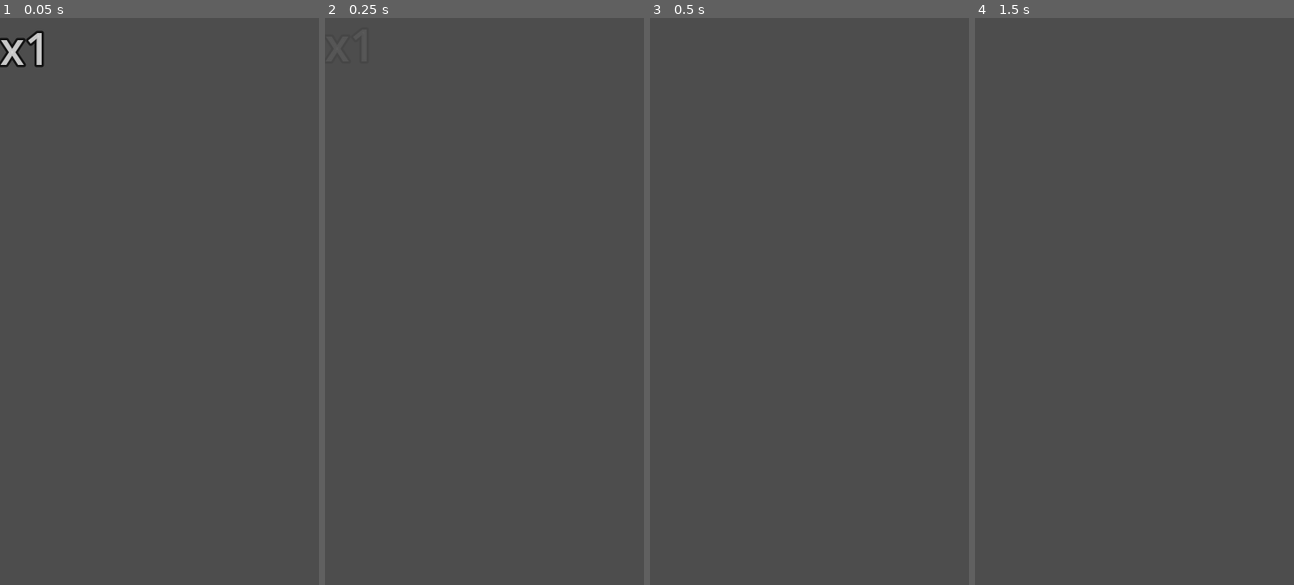
Above: before the commit, frames 1-4 (left to right).
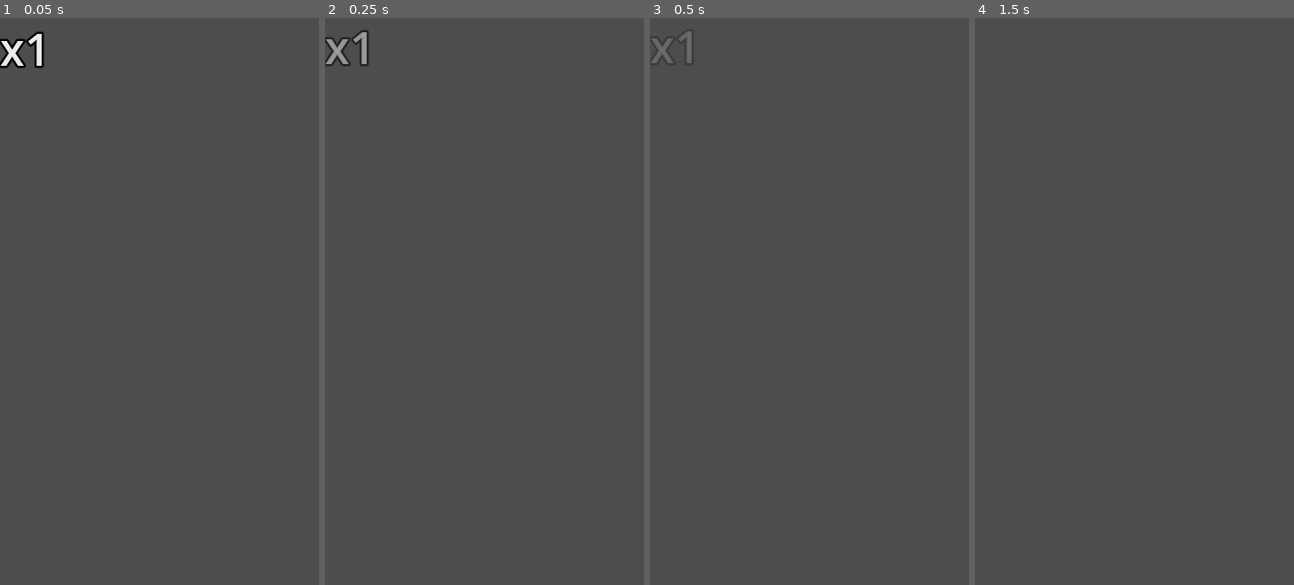
Above: after the commit, the same moments.

Repository: Ozymandias1/blockgame
Game: Godot game, scene res://Prefabs/combotext.tscn
The game is run twice, just before and just after one commit, with the same random seed, the same clock (stepped at 60 frames per second) and the same inputs. This scene is started directly instead of the project's main scene.
Inputs (mouse positions are in pixels of both pictures, inside the frame that each line leads up to):
- Up to frame 1 (0.05 s): no input
- Up to frame 2 (0.25 s): no input
- Up to frame 3 (0.5 s): no input
- Up to frame 4 (1.5 s): tap Enter at 0.5 s; move the mouse to (1204, 273) at 0.52 s; click (1204, 273) at 0.67 s; tap Space at 1.25 s; move the mouse to (1070, 329) at 1.27 s; click (1070, 329) at 1.42 s

The runs differ from the first frame. In frame 1, 0.4% of the frame differs, in the area x 0-14%, y 2-9%; in frame 2, 0.5%; in frame 3, less than 0.1%; in frame 4, nothing differs.

Commit message:
콤보 텍스트 타이밍 조정

Diff:
--- a/Prefabs/combotext.tscn
+++ b/Prefabs/combotext.tscn
@@ -6,48 +6,6 @@
 font_size = 50
 outline_size = 10
 outline_color = Color(0, 0, 0, 1)
-
-[sub_resource type="Animation" id="Animation_u3xjy"]
-resource_name = "combo_label_anim"
-length = 0.5
-tracks/0/type = "value"
-tracks/0/imported = false
-tracks/0/enabled = true
-tracks/0/path = NodePath(".:modulate")
-tracks/0/interp = 1
-tracks/0/loop_wrap = true
-tracks/0/keys = {
-"times": PackedFloat32Array(0, 0.5),
-"transitions": PackedFloat32Array(0.25, 0.450625),
-"update": 0,
-"values": [Color(1, 1, 1, 1), Color(1, 1, 1, 0)]
-}
-tracks/1/type = "value"
-tracks/1/imported = false
-tracks/1/enabled = true
-tracks/1/path = NodePath(".:position")
-tracks/1/interp = 1
-tracks/1/loop_wrap = true
-tracks/1/keys = {
-"times": PackedFloat32Array(0, 0.5),
-"transitions": PackedFloat32Array(1, 0.450625),
-"update": 0,
-"values": [Vector2(0, 0), Vector2(0, -10)]
-}
-tracks/2/type = "method"
-tracks/2/imported = false
-tracks/2/enabled = true
-tracks/2/path = NodePath("..")
-tracks/2/interp = 1
-tracks/2/loop_wrap = true
-tracks/2/keys = {
-"times": PackedFloat32Array(0.5),
-"transitions": PackedFloat32Array(1),
-"values": [{
-"args": [],
-"method": &"_on_combo_label_anim_finished"
-}]
-}
 
 [sub_resource type="Animation" id="Animation_bgoc8"]
 length = 0.001
@@ -76,6 +34,48 @@
 "values": [Vector2(0, 0)]
 }
 
+[sub_resource type="Animation" id="Animation_u3xjy"]
+resource_name = "combo_label_anim"
+length = 1.5
+tracks/0/type = "value"
+tracks/0/imported = false
+tracks/0/enabled = true
+tracks/0/path = NodePath(".:modulate")
+tracks/0/interp = 1
+tracks/0/loop_wrap = true
+tracks/0/keys = {
+"times": PackedFloat32Array(0, 1.5),
+"transitions": PackedFloat32Array(0.25, 1),
+"update": 0,
+"values": [Color(1, 1, 1, 1), Color(1, 1, 1, 0)]
+}
+tracks/1/type = "value"
+tracks/1/imported = false
+tracks/1/enabled = true
+tracks/1/path = NodePath(".:position")
+tracks/1/interp = 1
+tracks/1/loop_wrap = true
+tracks/1/keys = {
+"times": PackedFloat32Array(0, 1.5),
+"transitions": PackedFloat32Array(1, 1),
+"update": 0,
+"values": [Vector2(0, 0), Vector2(0, -10)]
+}
+tracks/2/type = "method"
+tracks/2/imported = false
+tracks/2/enabled = true
+tracks/2/path = NodePath("..")
+tracks/2/interp = 1
+tracks/2/loop_wrap = true
+tracks/2/keys = {
+"times": PackedFloat32Array(1.5),
+"transitions": PackedFloat32Array(1),
+"values": [{
+"args": [],
+"method": &"_on_combo_label_anim_finished"
+}]
+}
+
 [sub_resource type="AnimationLibrary" id="AnimationLibrary_2s2eu"]
 _data = {
 "RESET": SubResource("Animation_bgoc8"),
@@ -90,6 +90,7 @@
 script = ExtResource("1_enbnd")
 
 [node name="LabelCombo" type="Label" parent="."]
+layout_mode = 0
 offset_right = 57.0
 offset_bottom = 69.0
 theme_override_colors/font_color = Color(0, 0, 0, 0)
